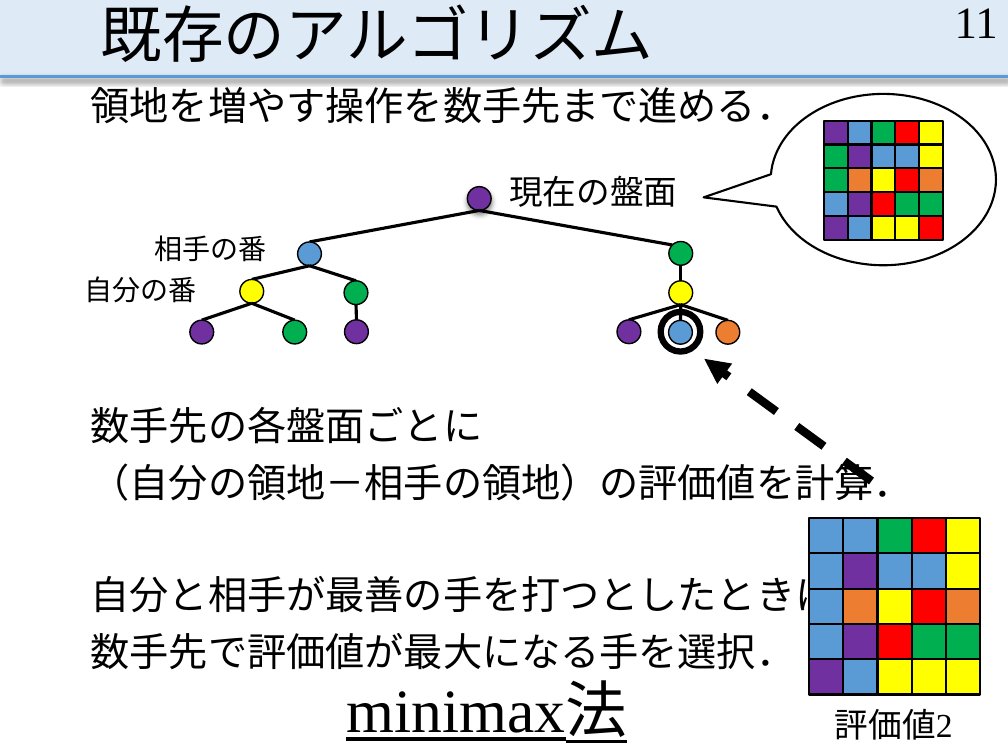
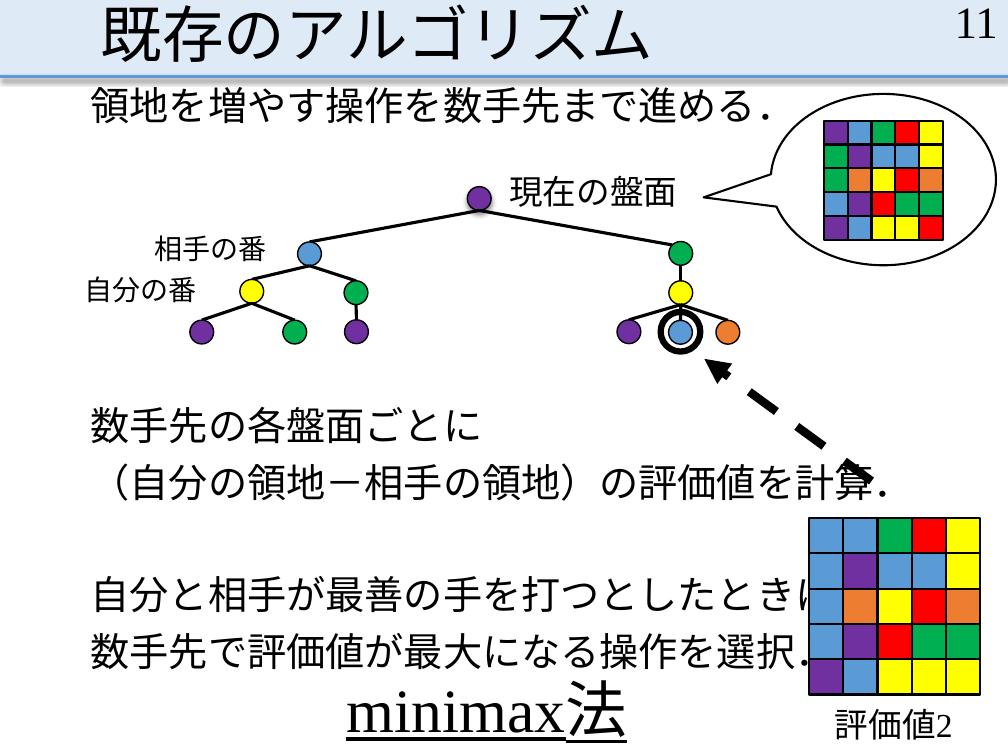
Before and after one commit to MasayaOda/SR, a slide deck: slide 11 of 中間発表1210.pptx. Drawn at 1008x756 pixels with LibreOffice and Linux fonts; fonts in the diff are those of the drawing. Boxes give left, top, right and bottom in pixels: in the first picture for what was removed or moved away, otherwise in the second. Text is boxed around its words. In the diff, an @@ line names an element or a change of style, - is before the commit and + after.

```diff
--- a/中間発表1210.pptx
+++ b/中間発表1210.pptx
@@ text at bbox=[91, 626, 835, 677]: text changed @@
-数手先で評価値が最大になる手を選択．
+数手先で評価値が最大になる操作を選択．
```
Also in this commit, not shown: 4 other slides changed.
